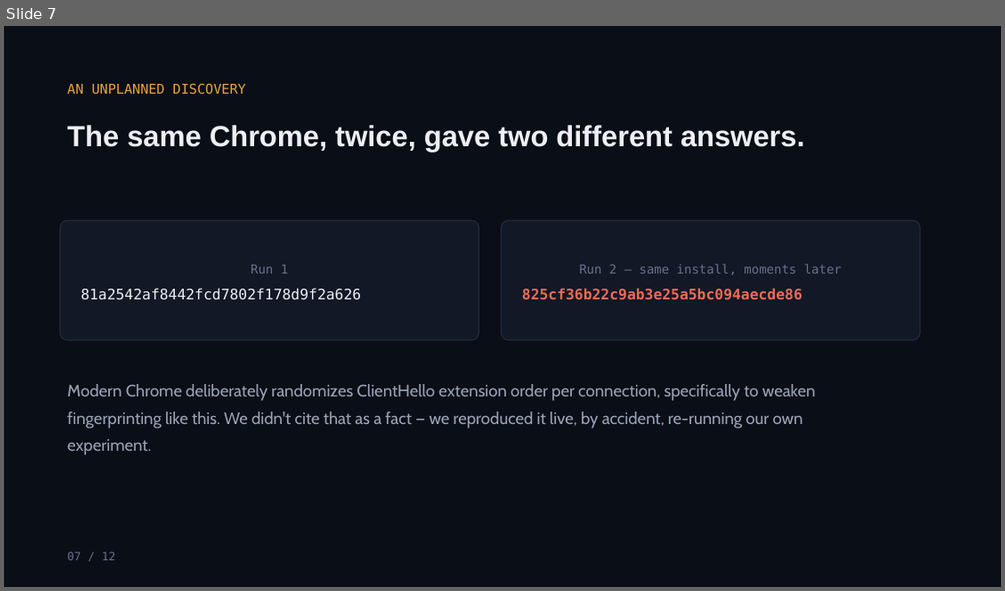
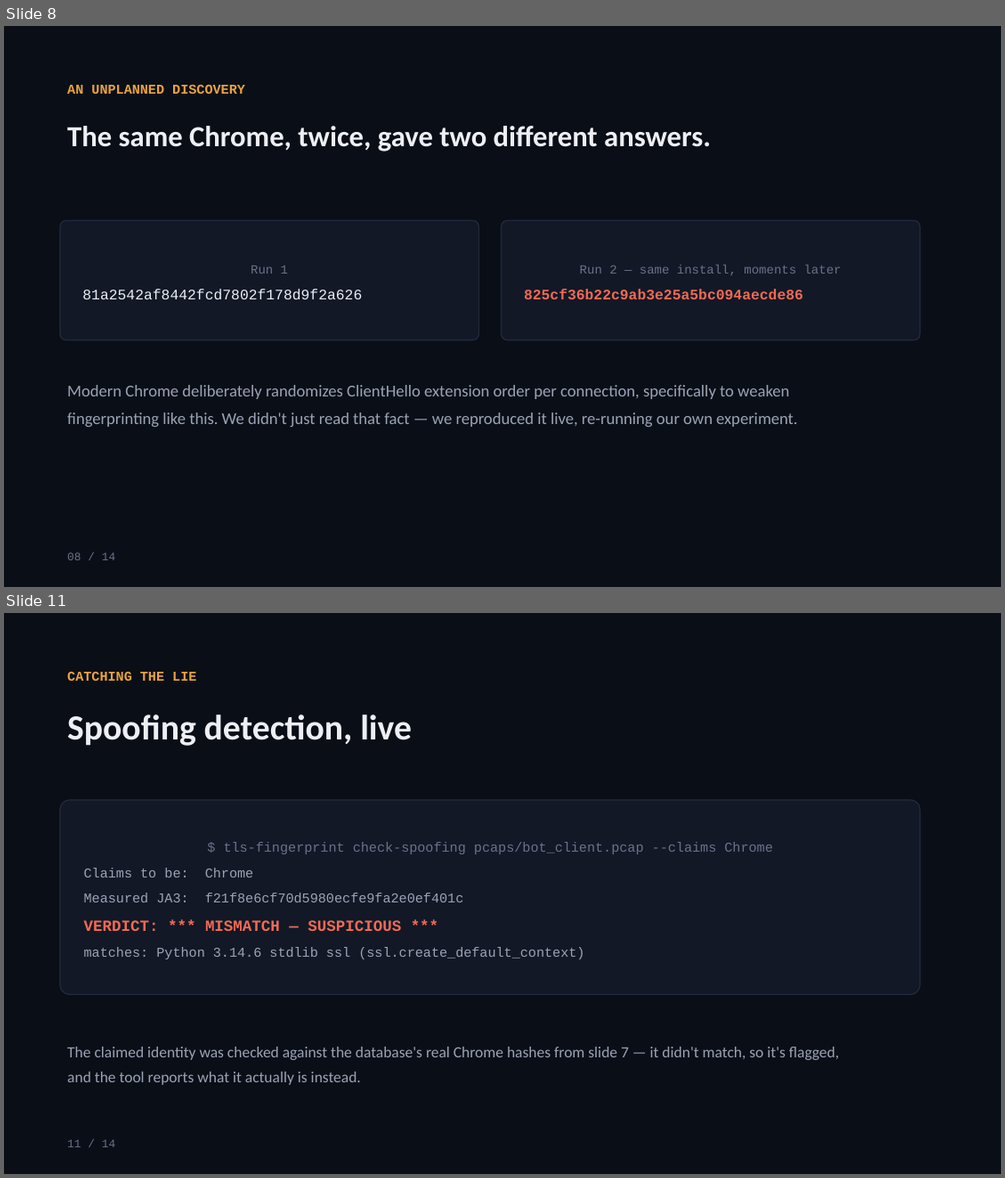
Before and after one commit to YashG1836/TLS_fingerprint_CN, a slide deck: TLS_Fingerprinting_Presentation.pptx. Shown one above the other, each under a label of ours: slide 7 before the commit, slides 8 and 11 after it; the slides between them are not shown. The pictures are 1005x591 and 1005x1178 pixels, drawn with LibreOffice and Linux fonts; fonts in the diff are those of the drawing. Boxes give left, top, right and bottom in pixels: in the first picture for what was removed or moved away, otherwise in the second. Text is boxed around its words. In the diff, an @@ line names an element or a change of style, - is before the commit and + after.

```diff
--- a/TLS_Fingerprinting_Presentation.pptx
+++ b/TLS_Fingerprinting_Presentation.pptx
@@ slide 11 added at bbox=[4, 613, 1001, 1174], background #FFFFFF @@
@@ rectangle added at bbox=[4, 613, 1001, 1174], fill #0A0E17 @@
@@ text added at bbox=[67, 672, 196, 681], 13 pt, text #E8A33D, bold @@
+CATCHING THE LIE
@@ text added at bbox=[67, 714, 412, 746], 34 pt, text #EDEFF4, bold @@
+Spoofing detection, live
@@ rounded rectangle added at bbox=[60, 800, 920, 995], fill #121826, outline #232B3D 1 pt, 13 pt, text #9AA3B5 @@
+$ tls-fingerprint check-spoofing pcaps/bot_client.pcap --claims Chrome
+Claims to be: Chrome
+Measured JA3: f21f8e6cf70d5980ecfe9fa2e0ef401c
+VERDICT: *** MISMATCH — SUSPICIOUS ***
+matches: Python 3.14.6 stdlib ssl (ssl.create_default_context)
@@ text added at bbox=[67, 1046, 839, 1085], 15 pt, text #9AA3B5 @@
+The claimed identity was checked against the database's real Chrome hashes from slide 7 — it didn't match, so it's flagged, and the tool reports what it actually is instead.
@@ text added at bbox=[67, 1139, 115, 1147], 11 pt, text #69728A @@
+11 / 14
@@ what was slide 7 is now slide 8 @@
@@ slide 8 changed as well @@
@@ text "AN UNPLANNED DISCOVERY" at bbox=[67, 85, 245, 94]: font DejaVu Sans Mono to Courier New, bold on @@
@@ text "The same Chrome, twice, gave ..." at bbox=[67, 126, 711, 151]: font Arial to Calibri @@
@@ rounded rectangle "Run 1" at bbox=[60, 220, 479, 340]: font DejaVu Sans Mono to Courier New; more space between paragraphs; proportions changed @@
@@ rounded rectangle "Run 2 — same install, ..." at bbox=[502, 220, 920, 340]: font DejaVu Sans Mono to Courier New; more space between paragraphs; proportions changed @@
@@ text at bbox=[67, 385, 797, 426]: text changed; font Cabin to Calibri @@
-Modern Chrome deliberately randomizes ClientHello extension order per connection, specifically to weaken fingerprinting like this. We didn't cite that as a fact — we reproduced it live, by accident, re-running our own experiment.
+Modern Chrome deliberately randomizes ClientHello extension order per connection, specifically to weaken fingerprinting like this. We didn't just read that fact — we reproduced it live, re-running our own experiment.
@@ text at bbox=[67, 552, 115, 560]: text changed; font DejaVu Sans Mono to Courier New @@
-07 / 12
+08 / 14
```
Also in this commit, not shown: 6 other slides changed, 6 other slides added, 5 slides removed, 2 other files.
